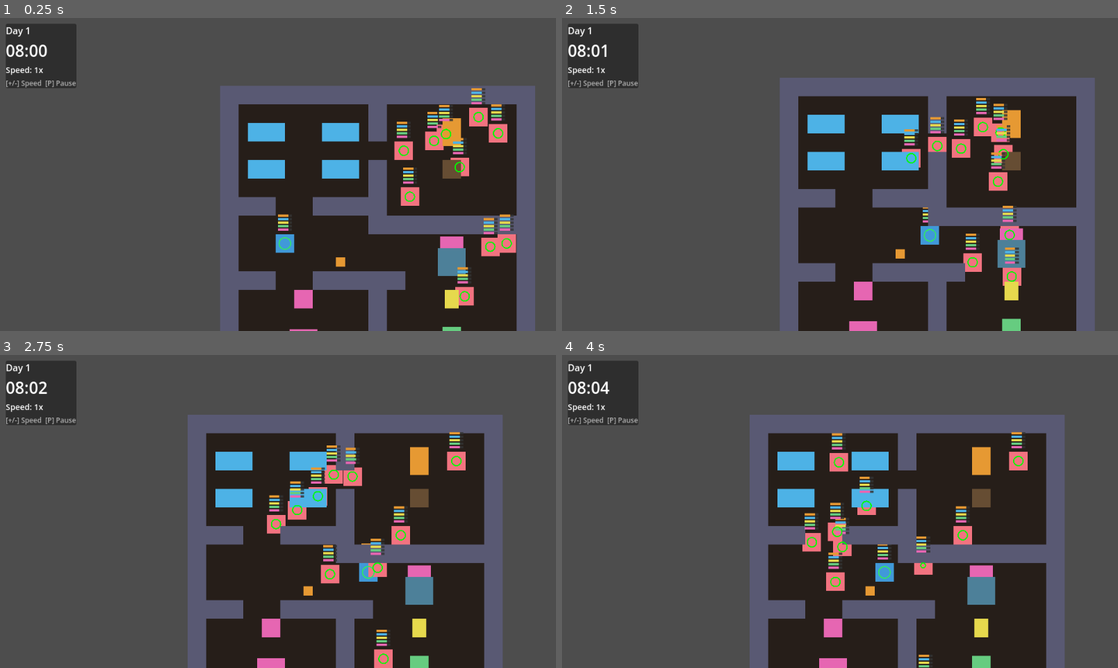
Above: before the commit, frames 1-4 (two rows, left to right).
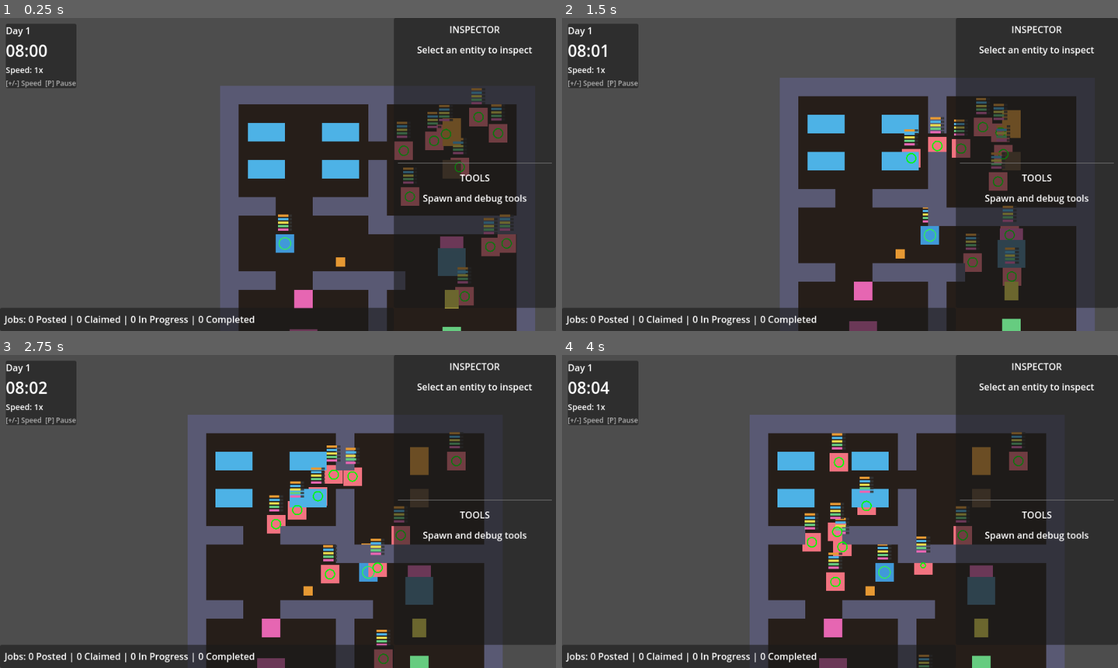
Above: after the commit, the same moments.

Repository: NikkiKoole/simgodot
Game: Godot game, scene res://scenes/main.tscn
The game is run twice, just before and just after one commit, with the same random seed, the same clock (stepped at 60 frames per second) and the same inputs.
Inputs (mouse positions are in pixels of both pictures, inside the frame that each line leads up to):
- Up to frame 1 (0.25 s): no input
- Up to frame 2 (1.5 s): tap Enter at 0.5 s; move the mouse to (962, 158) at 0.52 s; hold D (move_right) 0.53-1.25 s; tap E (interact) at 0.6 s; click (962, 158) at 0.67 s; drag from (728, 190) to (828, 124) at 1.27 s
- Up to frame 3 (2.75 s): move the mouse to (333, 442) at 2.02 s; hold D (move_right) from 2.03 s (still down); tap E (interact) at 2.1 s; click (333, 442) at 2.17 s
- Up to frame 4 (4 s): release D (move_right) at 2.75 s; drag from (812, 574) to (867, 461) at 2.77 s; move the mouse to (1006, 558) at 3.52 s; hold A (move_left) from 3.53 s (still down); tap E (interact) at 3.6 s; click (1006, 558) at 3.67 s

The runs differ from the first frame. In frame 1, 21% of the frame differs, in the area x 0-100%, y 0-100%; in frame 2, 20%; in frame 3, 22%; in frame 4, 22%.

Commit message:
feat: [US-008] - Create DebugUI scene structure

Diff:
--- /dev/null
+++ b/scenes/debug_ui.tscn
@@ -0,0 +1,90 @@
+[gd_scene load_steps=2 format=3 uid="uid://debugui001"]
+
+[ext_resource type="Script" path="res://scripts/debug_ui.gd" id="1_debug_ui"]
+
+[node name="DebugUI" type="CanvasLayer"]
+script = ExtResource("1_debug_ui")
+layer = 100
+
+[node name="SidePanel" type="PanelContainer" parent="."]
+anchors_preset = 11
+anchor_left = 1.0
+anchor_right = 1.0
+anchor_bottom = 1.0
+offset_left = -280.0
+offset_bottom = -40.0
+grow_horizontal = 0
+grow_vertical = 2
+mouse_filter = 1
+
+[node name="MarginContainer" type="MarginContainer" parent="SidePanel"]
+layout_mode = 2
+theme_override_constants/margin_left = 8
+theme_override_constants/margin_top = 8
+theme_override_constants/margin_right = 8
+theme_override_constants/margin_bottom = 8
+
+[node name="VBoxContainer" type="VBoxContainer" parent="SidePanel/MarginContainer"]
+layout_mode = 2
+theme_override_constants/separation = 12
+
+[node name="InspectorLabel" type="Label" parent="SidePanel/MarginContainer/VBoxContainer"]
+layout_mode = 2
+text = "INSPECTOR"
+horizontal_alignment = 1
+
+[node name="InspectorSection" type="VBoxContainer" parent="SidePanel/MarginContainer/VBoxContainer"]
+layout_mode = 2
+size_flags_vertical = 3
+theme_override_constants/separation = 4
+
+[node name="PlaceholderLabel" type="Label" parent="SidePanel/MarginContainer/VBoxContainer/InspectorSection"]
+layout_mode = 2
+text = "Select an entity to inspect"
+horizontal_alignment = 1
+autowrap_mode = 2
+
+[node name="HSeparator" type="HSeparator" parent="SidePanel/MarginContainer/VBoxContainer"]
+layout_mode = 2
+
+[node name="ToolsLabel" type="Label" parent="SidePanel/MarginContainer/VBoxContainer"]
+layout_mode = 2
+text = "TOOLS"
+horizontal_alignment = 1
+
+[node name="ToolsSection" type="VBoxContainer" parent="SidePanel/MarginContainer/VBoxContainer"]
+layout_mode = 2
+size_flags_vertical = 3
+theme_override_constants/separation = 4
+
+[node name="PlaceholderLabel" type="Label" parent="SidePanel/MarginContainer/VBoxContainer/ToolsSection"]
+layout_mode = 2
+text = "Spawn and debug tools"
+horizontal_alignment = 1
+autowrap_mode = 2
+
+[node name="BottomBar" type="PanelContainer" parent="."]
+anchors_preset = 12
+anchor_top = 1.0
+anchor_right = 1.0
+anchor_bottom = 1.0
+offset_top = -40.0
+offset_right = -280.0
+grow_horizontal = 2
+grow_vertical = 0
+mouse_filter = 1
+
+[node name="MarginContainer" type="MarginContainer" parent="BottomBar"]
+layout_mode = 2
+theme_override_constants/margin_left = 8
+theme_override_constants/margin_top = 4
+theme_override_constants/margin_right = 8
+theme_override_constants/margin_bottom = 4
+
+[node name="HBoxContainer" type="HBoxContainer" parent="BottomBar/MarginContainer"]
+layout_mode = 2
+theme_override_constants/separation = 16
+
+[node name="JobStatusLabel" type="Label" parent="BottomBar/MarginContainer/HBoxContainer"]
+layout_mode = 2
+text = "Jobs: 0 Posted | 0 Claimed | 0 In Progress | 0 Completed"
--- a/scenes/main.tscn
+++ b/scenes/main.tscn
@@ -1,8 +1,9 @@
-[gd_scene load_steps=4 format=3 uid="uid://main001"]
+[gd_scene load_steps=5 format=3 uid="uid://main001"]
 
 [ext_resource type="Script" path="res://scripts/level.gd" id="1_level"]
 [ext_resource type="PackedScene" uid="uid://player001" path="res://scenes/player.tscn" id="2_player"]
 [ext_resource type="Script" path="res://scripts/camera.gd" id="3_camera"]
+[ext_resource type="PackedScene" uid="uid://debugui001" path="res://scenes/debug_ui.tscn" id="4_debug_ui"]
 
 [node name="Main" type="Node2D"]
 script = ExtResource("1_level")
@@ -12,3 +13,5 @@
 
 [node name="Camera2D" type="Camera2D" parent="Player"]
 script = ExtResource("3_camera")
+
+[node name="DebugUI" parent="." instance=ExtResource("4_debug_ui")]
--- /dev/null
+++ b/scripts/debug_ui.gd
@@ -0,0 +1,74 @@
+extends CanvasLayer
+## Debug UI - Visual interface for debug and testing tools.
+## This UI is always visible and provides access to entity inspection and spawn tools.
+## The UI panels are positioned to avoid blocking the main game viewport.
+
+# References to UI sections for child scripts to access
+@onready var inspector_section: VBoxContainer = $SidePanel/MarginContainer/VBoxContainer/InspectorSection
+@onready var tools_section: VBoxContainer = $SidePanel/MarginContainer/VBoxContainer/ToolsSection
+@onready var bottom_bar: PanelContainer = $BottomBar
+@onready var job_status_label: Label = $BottomBar/MarginContainer/HBoxContainer/JobStatusLabel
+
+
+func _ready() -> void:
+    # Connect to DebugCommands signals for future inspector updates
+    if DebugCommands:
+        DebugCommands.entity_selected.connect(_on_entity_selected)
+        DebugCommands.entity_deselected.connect(_on_entity_deselected)
+
+    # Connect to JobBoard for status updates
+    if JobBoard:
+        JobBoard.job_posted.connect(_on_job_changed)
+        JobBoard.job_claimed.connect(_on_job_changed)
+        JobBoard.job_completed.connect(_on_job_changed)
+        JobBoard.job_released.connect(_on_job_changed)
+        JobBoard.job_failed.connect(_on_job_changed)
+
+    _update_job_status()
+
+
+func _on_entity_selected(_entity: Node) -> void:
+    # Future: Update inspector panel based on entity type
+    pass
+
+
+func _on_entity_deselected() -> void:
+    # Future: Clear inspector panel
+    pass
+
+
+func _on_job_changed(_job) -> void:
+    _update_job_status()
+
+
+func _update_job_status() -> void:
+    if not JobBoard:
+        return
+
+    var all_jobs: Array = DebugCommands.get_all_jobs() if DebugCommands else []
+
+    var posted := 0
+    var claimed := 0
+    var in_progress := 0
+    var completed := 0
+    var interrupted := 0
+    var failed := 0
+
+    for job in all_jobs:
+        match job.state:
+            Job.JobState.POSTED:
+                posted += 1
+            Job.JobState.CLAIMED:
+                claimed += 1
+            Job.JobState.IN_PROGRESS:
+                in_progress += 1
+            Job.JobState.COMPLETED:
+                completed += 1
+            Job.JobState.INTERRUPTED:
+                interrupted += 1
+            Job.JobState.FAILED:
+                failed += 1
+
+    job_status_label.text = "Jobs: %d Posted | %d Claimed | %d In Progress | %d Completed" % [
+        posted, claimed, in_progress, completed
+    ]
Not shown, added: scripts/debug_ui.gd.uid
